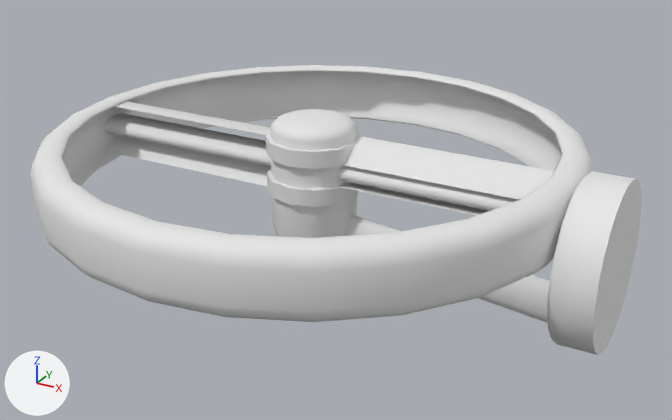
Two versions of the FBX model Assets/hover-fan.fbx, one commit apart.
One viewpoint serves both versions: a 50 mm camera at (0.0204, -0.035, 0.0173) aimed at (0.0011, 0.0, -0.0003). Lighting does not change. The marker at lower left points along +X, +Y and +Z. Objects named as collision shapes, trigger or cutter boxes, shadow casters or lower levels of detail are left out. Where no turn or scale is listed for an object, it has been applied to the vertices.

Before the edit, the objects in view are built like this:
```python
ob_base = bpy.data.objects.new('base', me_base)
ob_base.location = (0.01269, 0.0, 0.0)
ob_base.rotation_euler = (0.0, 0.0, 3.142)  # degrees (0, 0, 180)
ob_base.scale = (0.01, 0.01, 0.01)
ob_blade = bpy.data.objects.new('blade', me_blade)
ob_blade.location = (0.0, 0.0, 0.00103)
ob_blade_001 = bpy.data.objects.new('blade_001', me_blade_001)
ob_blade_001.location = (0.0, 0.0, 0.00103)
ob_blade_002 = bpy.data.objects.new('blade_002', me_blade_002)
ob_blade_002.location = (0.0, 0.0, 0.00285)
ob_central_fixer = bpy.data.objects.new('central-fixer', me_central_fixer)
ob_central_fixer.location = (0.0, 0.0, 0.00194)
ob_motor_fixer = bpy.data.objects.new('motor-fixer', me_motor_fixer)
ob_motor_fixer.location = (0.0, 0.0, -0.00107)
ob_rotor = bpy.data.objects.new('rotor', me_rotor)
ob_rotor.location = (0.0, 0.0, 0.00103)
ob_rotor_001 = bpy.data.objects.new('rotor_001', me_rotor_001)
ob_rotor_001.location = (0.0, 0.0, 0.00285)
ob_stator = bpy.data.objects.new('stator', me_stator)
ob_stator.parent = ob_thrusttransform
ob_stator.location = (0.0, 0.0, -0.194)
ob_stator.rotation_euler = (-3.142, 0.0, 0.0)  # degrees (-180, 0, 0)
# also in view: 'blade_003' at (-0.0069, 0.0, 0.0028); 'motor' at (0.0, 0.0, 0.0)
```
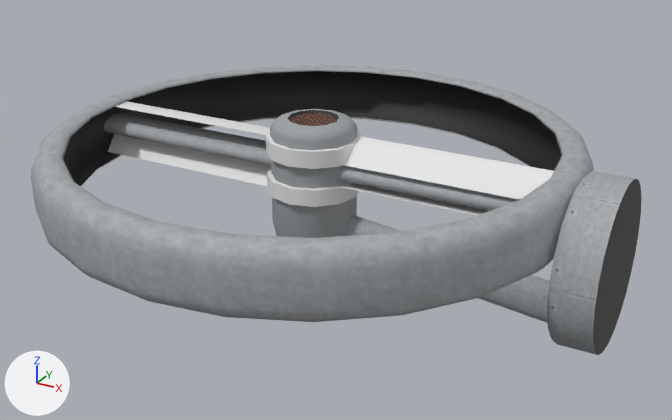
What changed in the scene script:
```text
Change me_rotor:
    where me_rotor.from_pydata(...)  # 24 vertices, 14 faces; spans x -0.0022..0.0022, y -0.0022..0.0022, z -0.0004..0.0004
    remove me_rotor.materials.append(mat_unnamed)  # white #e7e7e7
    add me_rotor.materials.append(mat_none__hover_fan_png)  # picture img_hover_fan_png
Change me_blade_002:
    where me_blade_002.from_pydata(...)  # 8 vertices, 4 faces; spans x 0.0018..0.01195, y -0.00087..0.00097, z -0.00039..0.00039
    remove me_blade_002.materials.append(mat_unnamed)  # white #e7e7e7
    add me_blade_002.materials.append(mat_none__hover_fan_png)  # picture img_hover_fan_png
Change me_stator:
    where me_stator.from_pydata(...)  # 384 vertices, 384 faces; spans x -1.25..1.25, y -1.25..1.25, z -0.15..0.15
    used by ob_stator; parent = ob_thrusttransform; location = (0.0, 0.0, -0.194); rotation_euler = (-3.142, 0.0, 0.0), in degrees (-180, 0, 0)
    remove me_stator.materials.append(mat_unnamed)  # white #e7e7e7
    me_stator part 2: texture (UV) coordinates changed
    add me_stator.materials.append(mat_none__hover_fan_png)  # picture img_hover_fan_png
Change me_blade:
    where me_blade.from_pydata(...)  # 8 vertices, 4 faces; spans x -0.01195..-0.0018, y -0.00087..0.00097, z -0.00039..0.00039
    remove me_blade.materials.append(mat_unnamed)  # white #e7e7e7
    add me_blade.materials.append(mat_none__hover_fan_png)  # picture img_hover_fan_png
Change me_motor_fixer:
    where me_motor_fixer.from_pydata(...)  # 24 vertices, 12 faces; spans x 0.00147..0.01276, y -0.00047..0.00047, z -0.00238..0.00082
    remove me_motor_fixer.materials.append(mat_unnamed)  # white #e7e7e7
    add me_motor_fixer.materials.append(mat_none__hover_fan_png)  # picture img_hover_fan_png
Change me_base:
    where me_base.from_pydata(...)  # 72 vertices, 50 faces; spans x -0.152..0.032, y -0.365..0.365, z -0.365..0.365
    used by ob_base; location = (0.01269, 0.0, 0.0); rotation_euler = (0.0, 0.0, 3.142), in degrees (0, 0, 180); scale = (0.01, 0.01, 0.01)
    remove me_base.materials.append(mat_unnamed)  # white #e7e7e7
    me_base part 1: texture (UV) coordinates changed
    add me_base.materials.append(mat_none__hover_fan_png)  # picture img_hover_fan_png
Change me_blade_003:
    where me_blade_003.from_pydata(...)  # 8 vertices, 4 faces; spans x -0.01195..-0.0018, y -0.00097..0.00087, z -0.00039..0.00039
    remove me_blade_003.materials.append(mat_unnamed)  # white #e7e7e7
    me_blade_003 part 6: texture (UV) coordinates changed
    add me_blade_003.materials.append(mat_none__hover_fan_png)  # picture img_hover_fan_png
Change me_rotor_001:
    where me_rotor_001.from_pydata(...)  # 24 vertices, 14 faces; spans x -0.0022..0.0022, y -0.0022..0.0022, z -0.0004..0.0004
    remove me_rotor_001.materials.append(mat_unnamed)  # white #e7e7e7
    me_rotor_001 part 7: texture (UV) coordinates changed
    add me_rotor_001.materials.append(mat_none__hover_fan_png)  # picture img_hover_fan_png
Change me_blade_001:
    where me_blade_001.from_pydata(...)  # 8 vertices, 4 faces; spans x 0.0018..0.01195, y -0.00097..0.00087, z -0.00039..0.00039
    remove me_blade_001.materials.append(mat_unnamed)  # white #e7e7e7
    add me_blade_001.materials.append(mat_none__hover_fan_png)  # picture img_hover_fan_png
Change me_motor:
    remove me_motor.from_pydata(...)  # 97 vertices, 97 faces; spans x -0.002..0.002, y -0.002..0.002, z -0.00612..0.00216
    add me_motor.from_pydata(...)  # 109 vertices, 109 faces; spans x -0.002..0.002, y -0.002..0.002, z -0.00612..0.00216
    me_motor part 4
    1 face is deleted
    12 vertices are added at x -0.00107..0.00107, y -0.00107..0.00107, z 0.00205
    13 new faces join them
    me_motor part 5: 96 faces spanning x -0.002..0.002, y -0.002..0.002, z -0.00612..0.00216 switch from mat_unnamed (white #e7e7e7) to mat_none__hover_fan_png (picture img_hover_fan_png)
Change me_central_fixer:
    where me_central_fixer.from_pydata(...)  # 24 vertices, 12 faces; spans x -0.0123..0.0123, y -0.001..0.001, z -0.0005..0.0005
    remove me_central_fixer.materials.append(mat_unnamed)  # white #e7e7e7
    me_central_fixer part 3: texture (UV) coordinates changed
    add me_central_fixer.materials.append(mat_none__hover_fan_png)  # picture img_hover_fan_png
```

Changed parts and their boxes [x1, y1, x2, y2] in the pictures (672 x 420 px):
'stator', recoloured, surface changed (white to grey)
    both: [30, 65, 594, 322]
'base', recoloured, surface changed (white to grey)
    both: [547, 171, 642, 355]
'central-fixer', recoloured, surface changed (white to grey)
    both: [104, 113, 519, 211]
'motor-fixer', recoloured
    both: [344, 215, 550, 323]
part 4 of me_motor, built on
    both: [288, 110, 339, 126]
part 5 of me_motor, recoloured
    both: [270, 109, 357, 238]
